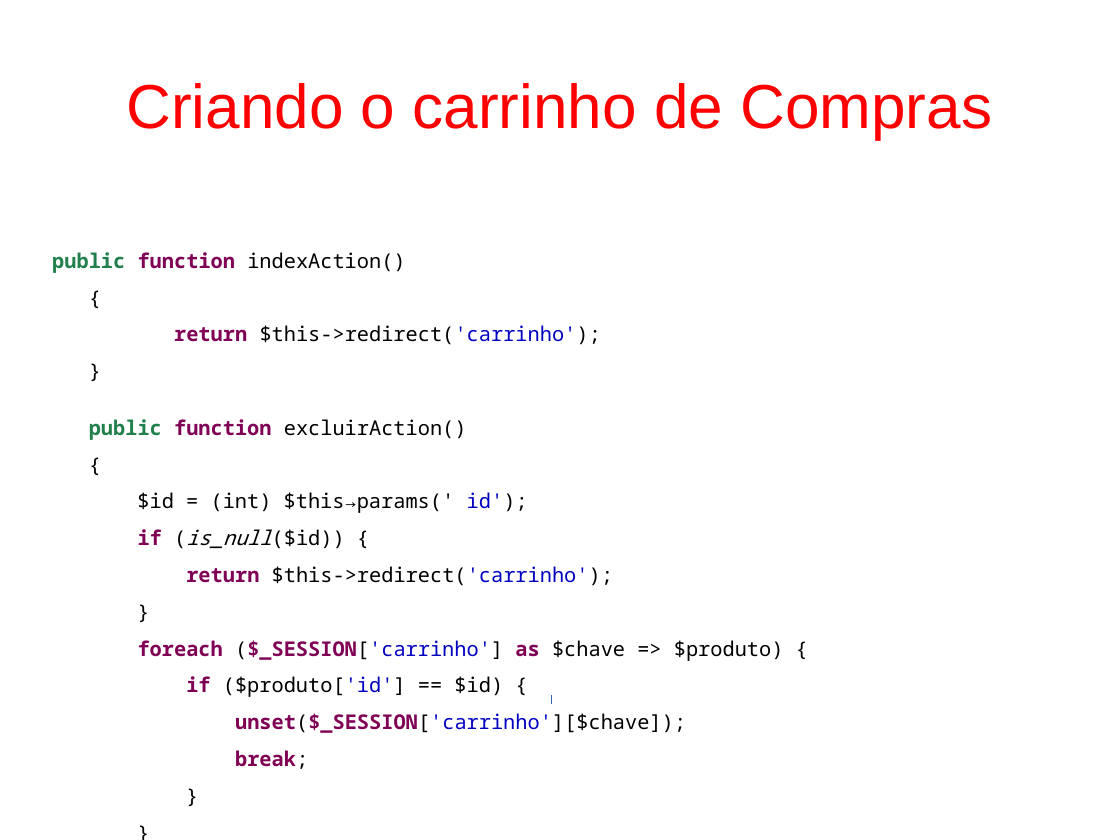
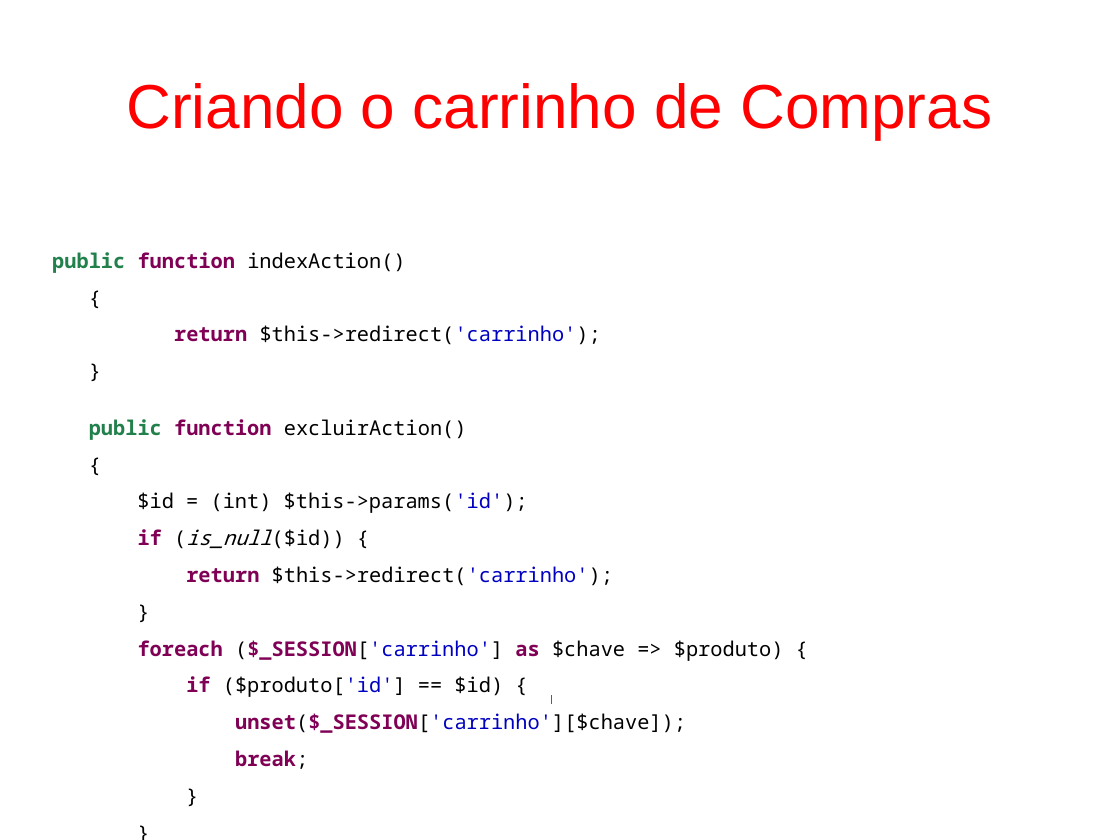
Before and after one commit to fgsl/lojasacme, a slide deck: slide 81 of docs/tutorial.odp (slide 80 before the commit). Drawn at 1120x840 pixels with LibreOffice and Linux fonts; fonts in the diff are those of the drawing. Boxes give left, top, right and bottom in pixels: in the first picture for what was removed or moved away, otherwise in the second. Text is boxed around its words. In the diff, an @@ line names an element or a change of style, - is before the commit and + after.

```diff
--- a/docs/tutorial.odp
+++ b/docs/tutorial.odp
@@ text at bbox=[137, 492, 528, 513]: text changed @@
-$id = (int) $this→params(' id');
+$id = (int) $this->params('id');
```
Also in this commit, not shown: 1 slide added, 2 slides removed, 1 other file.
